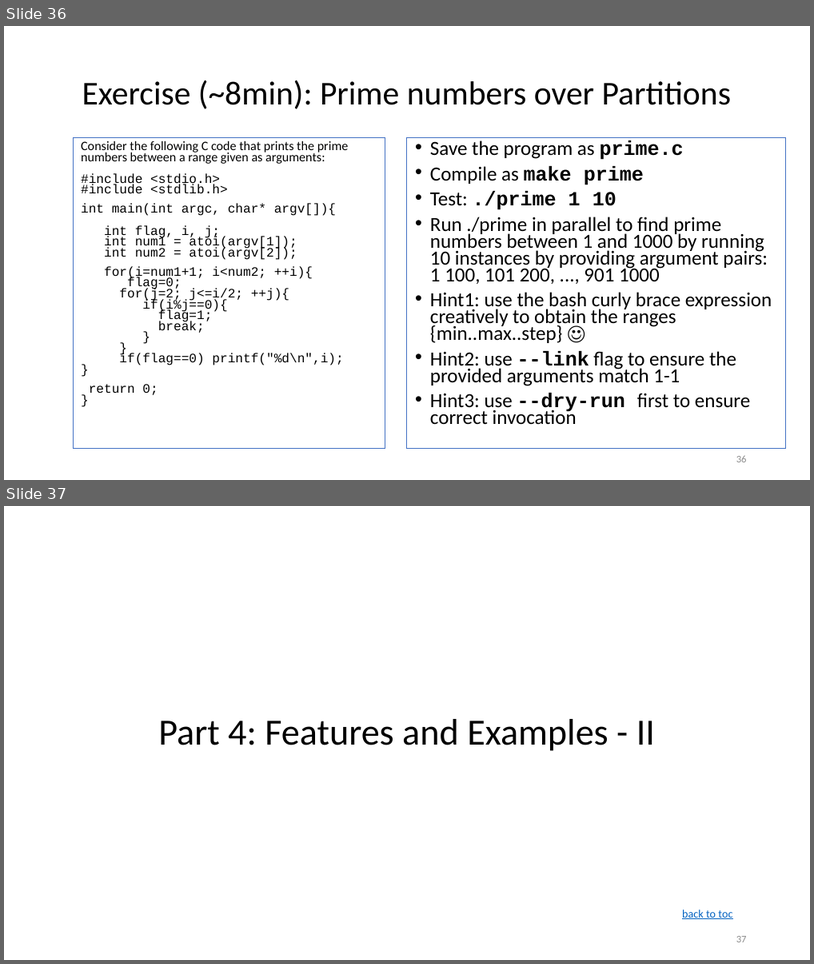
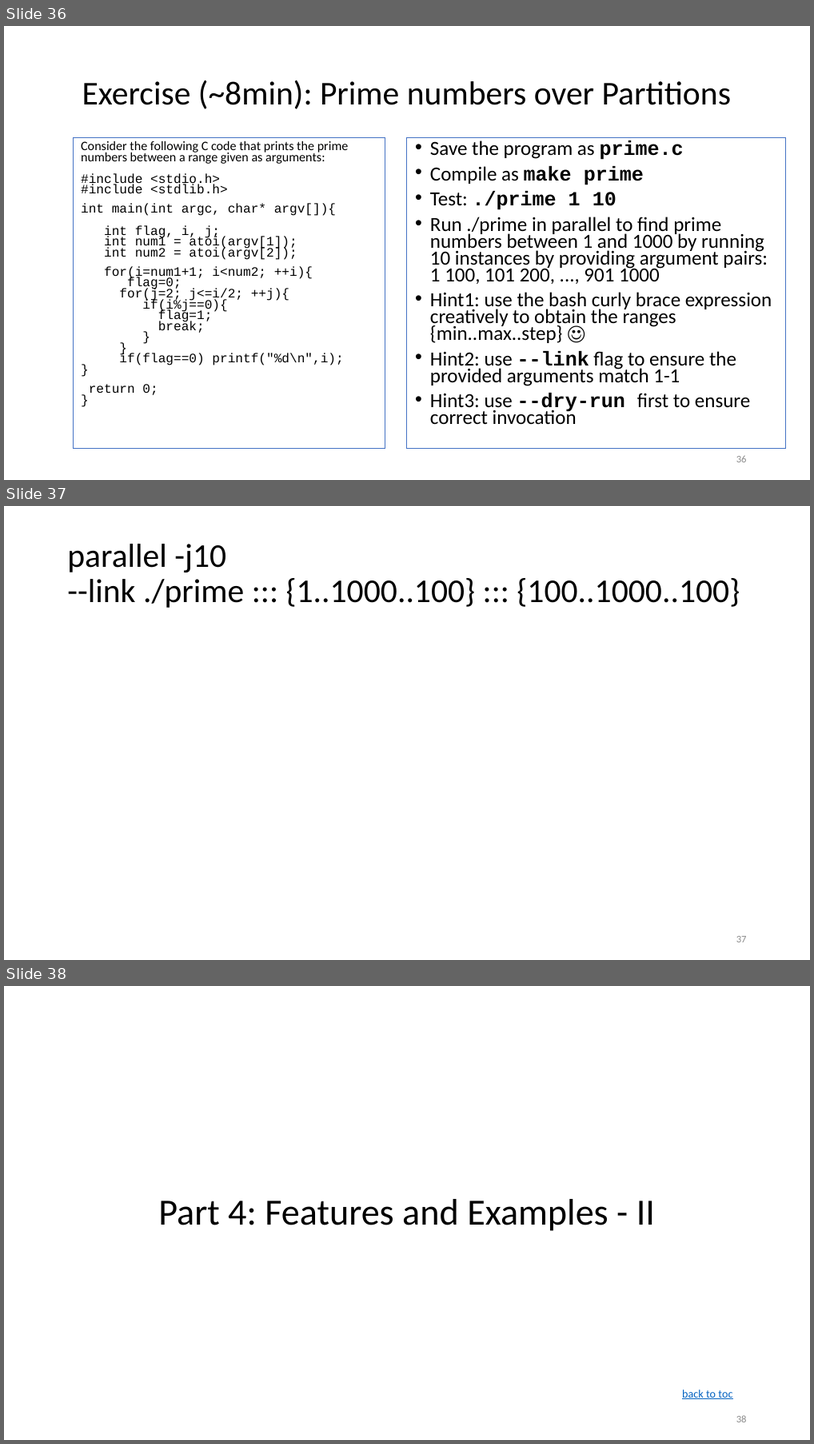
Before and after one commit to ketancmaheshwari/pearc24tut, a slide deck: gnu-parallel-tutorial.pptx. Shown one above the other, each under a label of ours: slides 36 and 37 before the commit, slides 36, 37 and 38 after it. The pictures are 814x964 and 814x1444 pixels, drawn with LibreOffice and Linux fonts; fonts in the diff are those of the drawing. Boxes give left, top, right and bottom in pixels: in the first picture for what was removed or moved away, otherwise in the second. Text is boxed around its words. In the diff, an @@ line names an element or a change of style, - is before the commit and + after.

Commit message:
mods

```diff
--- a/gnu-parallel-tutorial.pptx
+++ b/gnu-parallel-tutorial.pptx
@@ slide 37 added at bbox=[4, 506, 810, 960], background #FFFFFF @@
@@ title added at bbox=[67, 544, 740, 608], 29.7 pt, text #000000 @@
+parallel -j10
+--link ./prime ::: {1..1000..100} ::: {100..1000..100}
@@ page number added at bbox=[737, 936, 747, 942], 9 pt, text #8C8C8C @@
+37
@@ what was slide 37 is now slide 38 @@
@@ page number at bbox=[737, 1415, 747, 1422]: text changed @@
-37
+38
```
